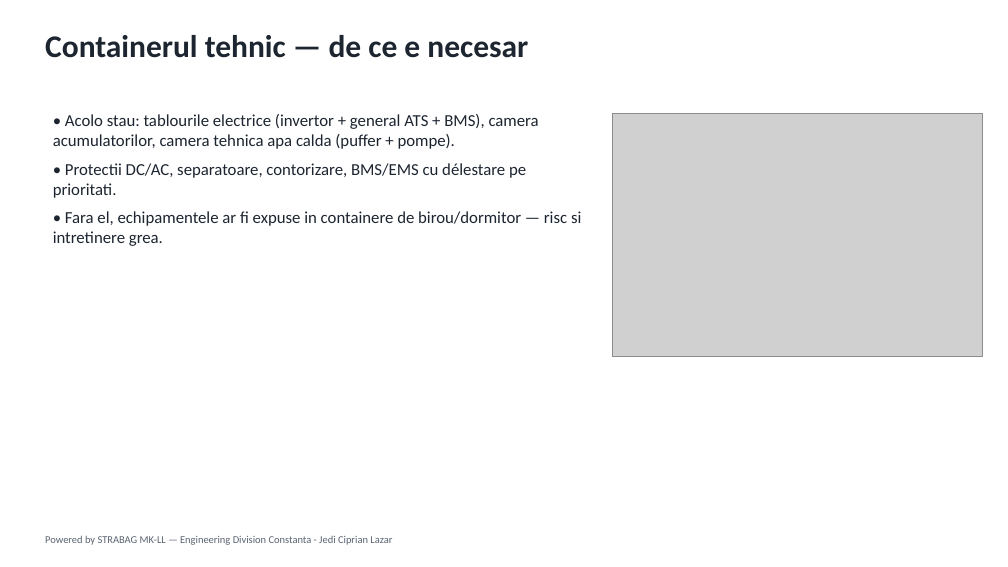
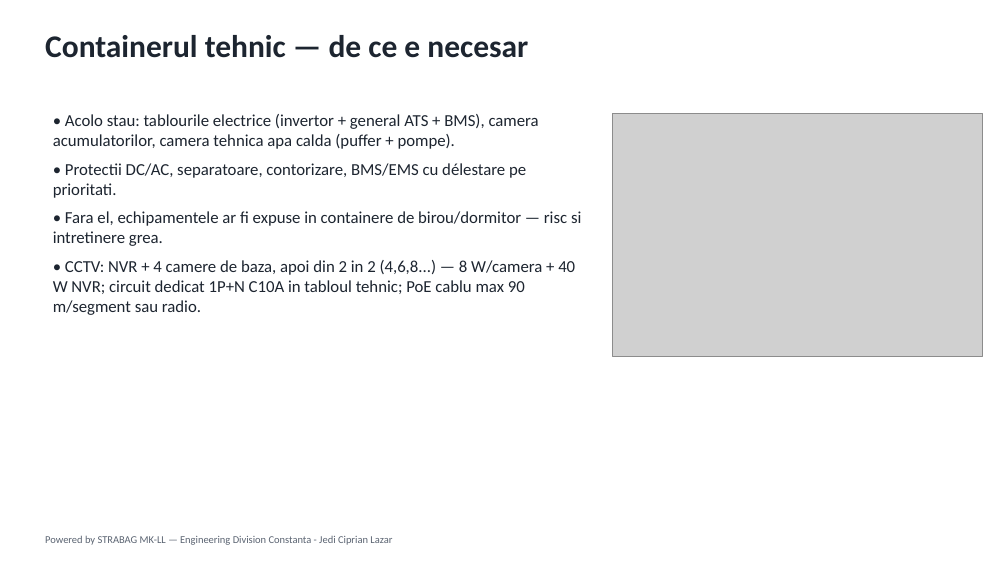
Before and after one commit to Lazar-Max/Director-O-S-V, a slide deck: slide 7 of 07.11.2026/07.11.2026.Organizare_Santier_Verde_OFF-GRID_v4.pptx. Drawn at 1008x567 pixels with LibreOffice and Linux fonts; fonts in the diff are those of the drawing; grey boxes stand for pictures. Boxes give left, top, right and bottom in pixels: in the first picture for what was removed or moved away, otherwise in the second. Text is boxed around its words. In the diff, an @@ line names an element or a change of style, - is before the commit and + after.

Commit message:
v4: CCTV adaugat (4 camere baza, +2 din 2; 8 W/camera + 40 W NVR, 24/24; circuit dedicat 1P+N C10A, PoE max 90 m sau radio) in Excel+HTML+PPT

```diff
--- a/07.11.2026/07.11.2026.Organizare_Santier_Verde_OFF-GRID_v4.pptx
+++ b/07.11.2026/07.11.2026.Organizare_Santier_Verde_OFF-GRID_v4.pptx
@@ text at box(53, 260, 575, 315): paragraph added @@
+• CCTV: NVR + 4 camere de baza, apoi din 2 in 2 (4,6,8...) — 8 W/camera + 40 W NVR; circuit dedicat 1P+N C10A in tabloul tehnic; PoE cablu max 90 m/segment sau radio.
```
Also in this commit, not shown: 2 other files.
